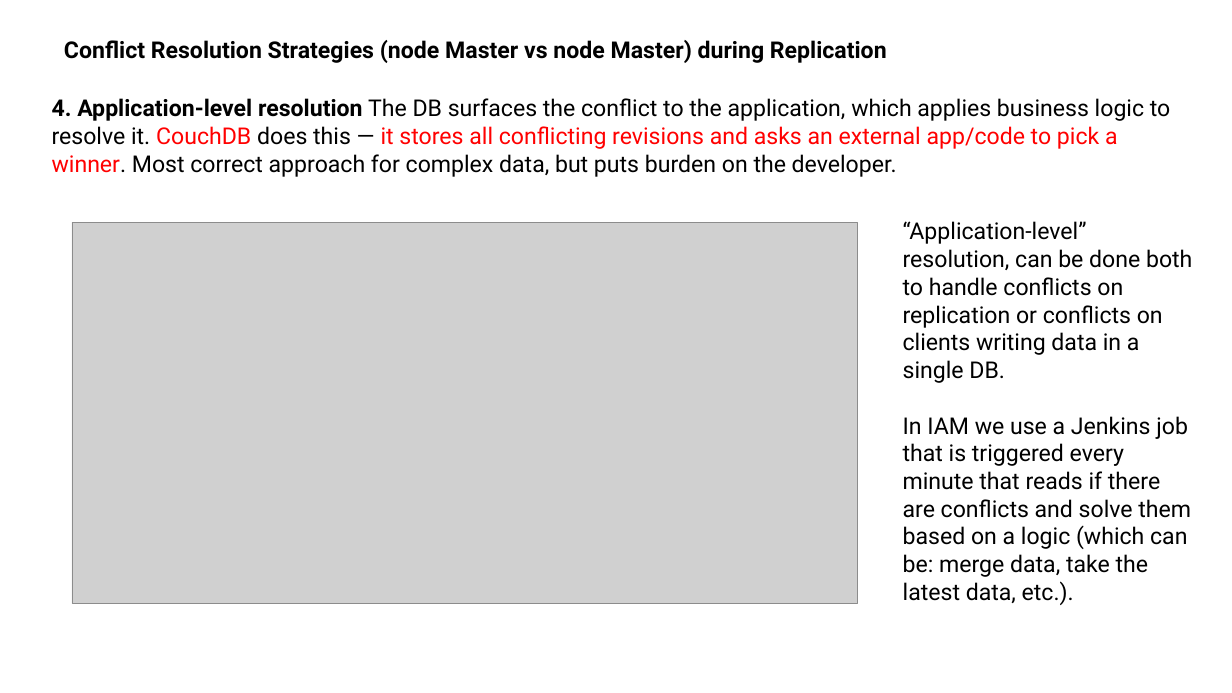
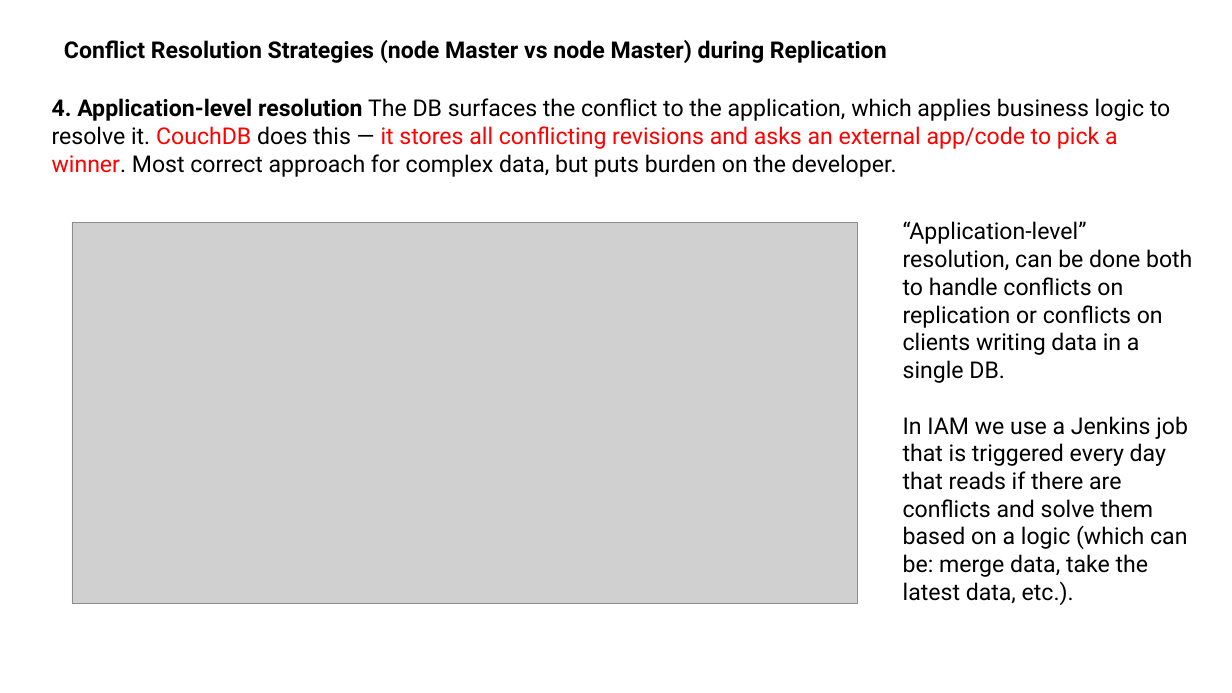
Before and after one commit to dventura3/system-design, a slide deck: slide 8 of docs/DB Replication.pptx. Drawn at 1232x693 pixels with LibreOffice and Linux fonts; fonts in the diff are those of the drawing; grey boxes stand for pictures. Boxes give left, top, right and bottom in pixels: in the first picture for what was removed or moved away, otherwise in the second. Text is boxed around its words. In the diff, an @@ line names an element or a change of style, - is before the commit and + after.

```diff
--- a/docs/DB Replication.pptx
+++ b/docs/DB Replication.pptx
@@ text at bbox=[903, 416, 1188, 605]: text changed @@
-In IAM we use a Jenkins job that is triggered every minute that reads if there are conflicts and solve them based on a logic (which can be: merge data, take the latest data, etc.).
+In IAM we use a Jenkins job that is triggered every day that reads if there are conflicts and solve them based on a logic (which can be: merge data, take the latest data, etc.).
```
Also in this commit, not shown: 6 other slides changed, 1 slide added, 2 other files.
